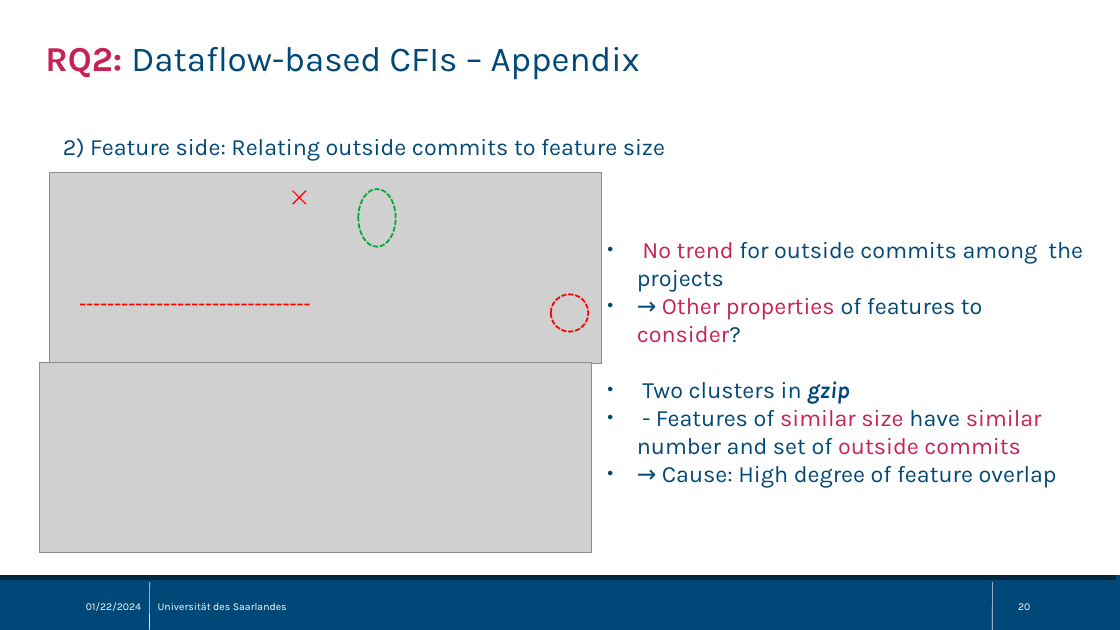
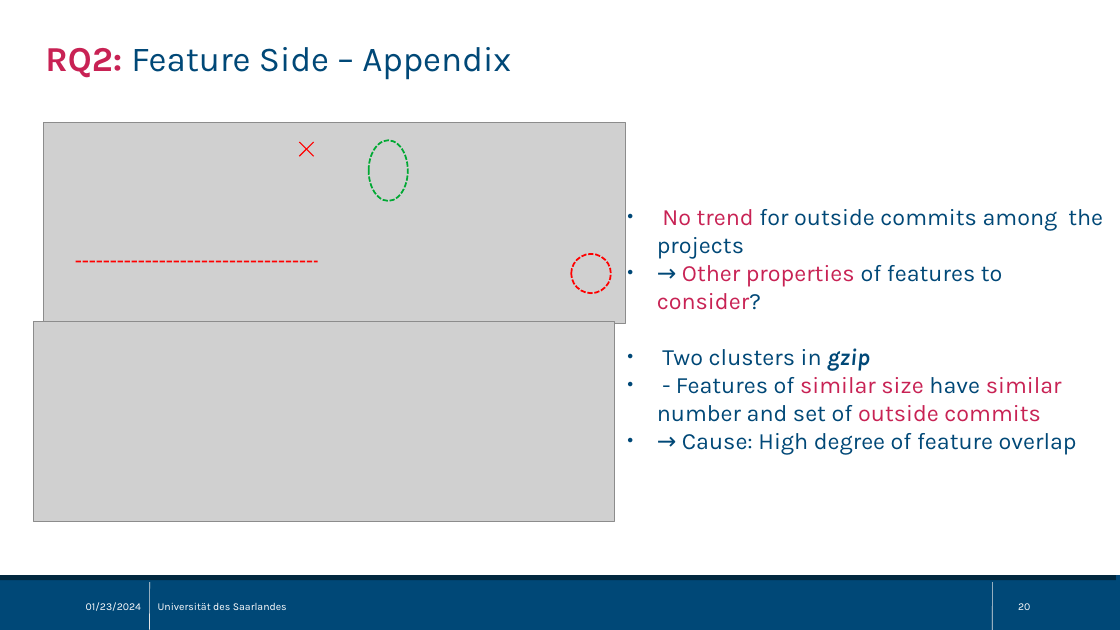
Before and after one commit to sisteu56/bachelor, a slide deck: slide 20 of pres/bachelor_thesis_pres.odp. Drawn at 1120x630 pixels with LibreOffice and Linux fonts; fonts in the diff are those of the drawing; grey boxes stand for pictures. Boxes give left, top, right and bottom in pixels: in the first picture for what was removed or moved away, otherwise in the second. Text is boxed around its words. In the diff, an @@ line names an element or a change of style, - is before the commit and + after.

```diff
--- a/pres/bachelor_thesis_pres.odp
+++ b/pres/bachelor_thesis_pres.odp
@@ text at <box>45,47,511,80</box>: text changed @@
-RQ2: Dataflow-based CFIs – Appendix
+RQ2: Feature Side – Appendix
@@ picture: place and size @@
-picture at <box>50,172,602,365</box>
+picture at <box>44,123,625,324</box>
@@ text removed at <box>63,138,665,160</box> @@
-2) Feature side: Relating outside commits to feature size
@@ line moved from (292, 191) - (306, 204) to (299, 142) - (313, 156) @@
@@ line moved from (306, 191) - (292, 204) to (313, 142) - (299, 156) @@
@@ ellipse: place and size @@
-ellipse at <box>359,189,396,247</box>
+ellipse at <box>369,140,408,201</box>
@@ text "No trend for outside commits ...": place and size @@
-text "No trend for outside commits ..." at <box>637,242,1083,488</box>
+text "No trend for outside commits ..." at <box>657,209,1103,455</box>
@@ line moved from (80, 305) - (310, 305) to (76, 261) - (318, 261) @@
@@ ellipse: place and size @@
-ellipse at <box>551,294,589,332</box>
+ellipse at <box>571,254,611,293</box>
@@ picture: place and size @@
-picture at <box>39,362,592,553</box>
+picture at <box>33,322,614,522</box>
@@ text at <box>86,602,141,611</box>: text changed @@
-01/22/2024
+01/23/2024
```
Also in this commit, not shown: 17 other slides changed, 4 other files.
